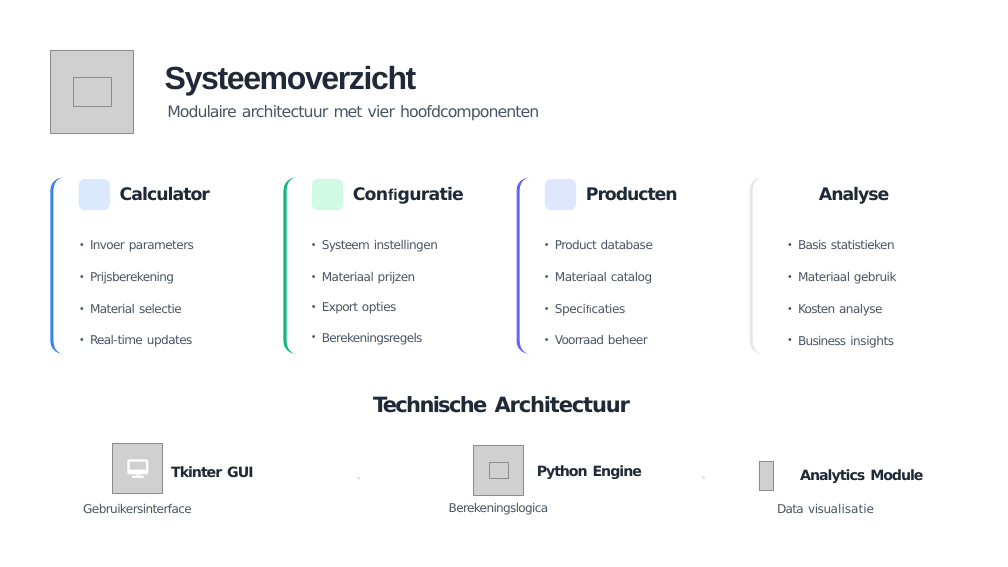
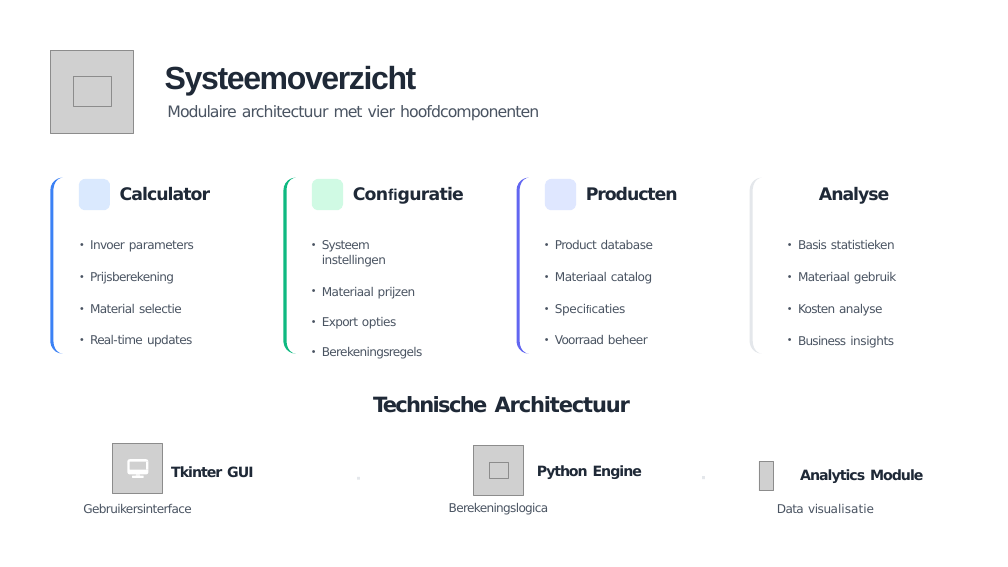
Before and after one commit to AngelDust21/Fillament_InsightGraph, a slide deck: slide 2 of presentatie/h2d_price_calculator_presentation_20250603225939.pptx. Drawn at 1008x567 pixels with LibreOffice and Linux fonts; fonts in the diff are those of the drawing; grey boxes stand for pictures; background and template pictures are left out. Boxes give left, top, right and bottom in pixels: in the first picture for what was removed or moved away, otherwise in the second. Text is boxed around its words. In the diff, an @@ line names an element or a change of style, - is before the commit and + after.

```diff
--- a/presentatie/h2d_price_calculator_presentation_20250603225939.pptx
+++ b/presentatie/h2d_price_calculator_presentation_20250603225939.pptx
@@ text "Systeem instellingen" rewrapped from box(322, 240, 438, 345) to box(322, 240, 423, 359) @@
```
Also in this commit, not shown: 12 other slides changed, 8 other files.
